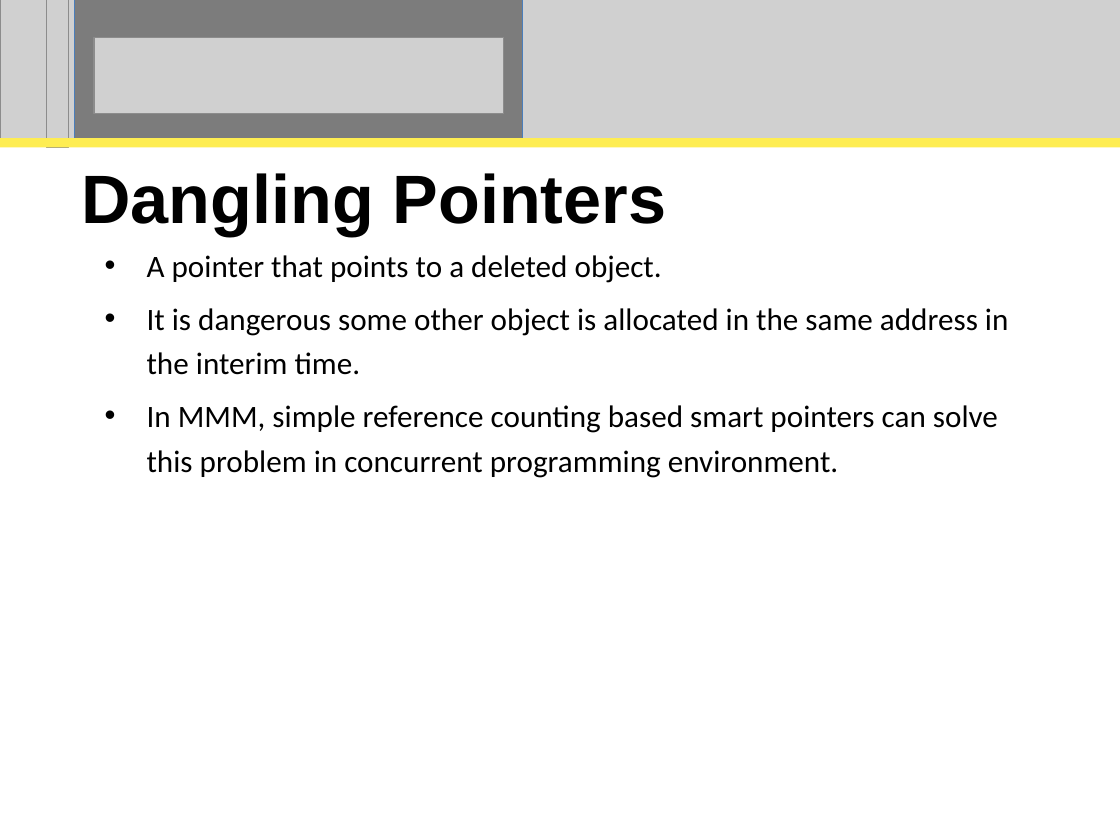
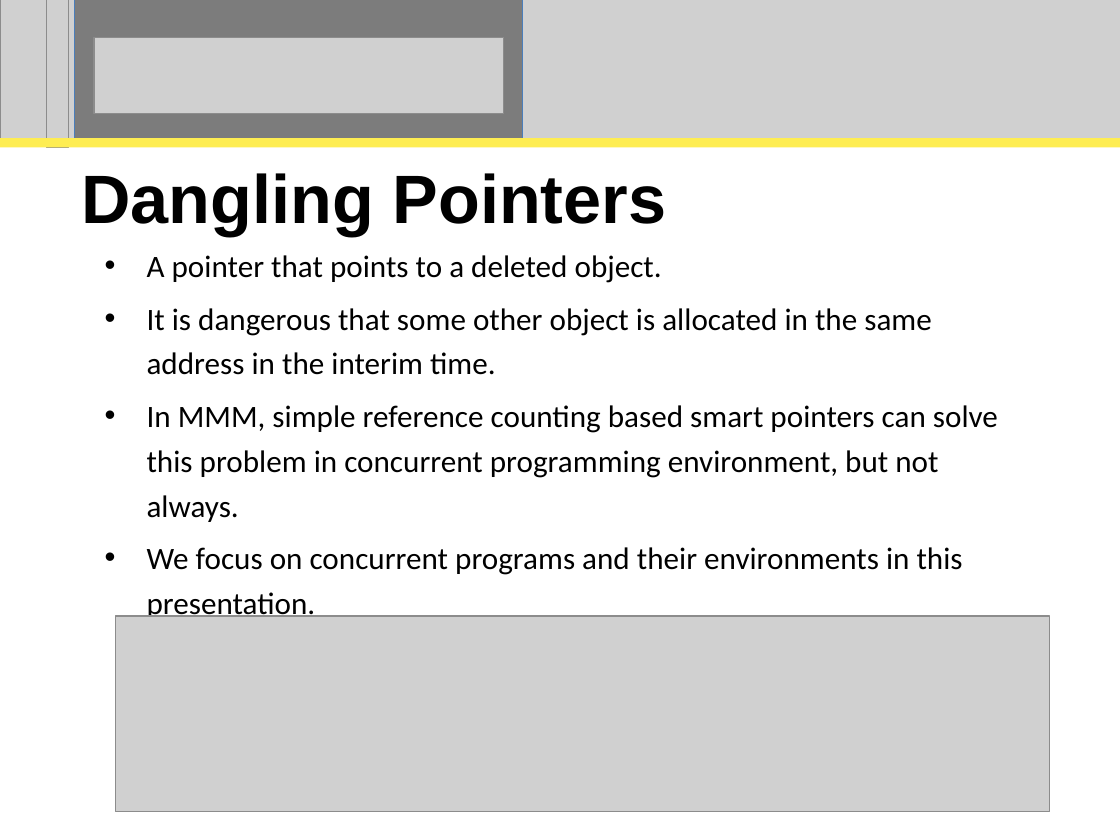
Before and after one commit to perpetualcoder/thesis, a slide deck: slide 5 of thesisppt/defense.ppt. Drawn at 1120x840 pixels with LibreOffice and Linux fonts; fonts in the diff are those of the drawing; grey boxes stand for pictures. Boxes give left, top, right and bottom in pixels: in the first picture for what was removed or moved away, otherwise in the second. Text is boxed around its words. In the diff, an @@ line names an element or a change of style, - is before the commit and + after.

```diff
--- a/thesisppt/defense.ppt
+++ b/thesisppt/defense.ppt
@@ subtitle at [147, 308, 998, 622]: text changed @@
-• It is dangerous some other object is allocated in the same address in the interim time.
-• In MMM, simple reference counting based smart pointers can solve this problem in concurrent programming environment.
+• It is dangerous that some other object is allocated in the same address in the interim time.
+• In MMM, simple reference counting based smart pointers can solve this problem in concurrent programming environment, but not always.
+• We focus on concurrent programs and their environments in this presentation.
@@ picture added at [115, 616, 1049, 812] @@
```
Also in this commit, not shown: 17 other slides changed, 1 slide added, 6 other files.
